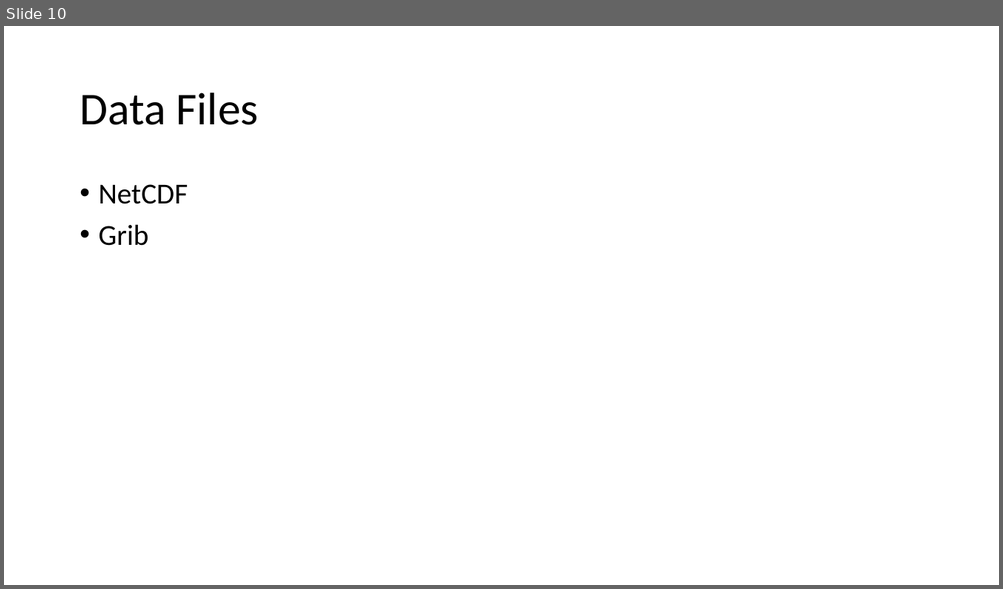
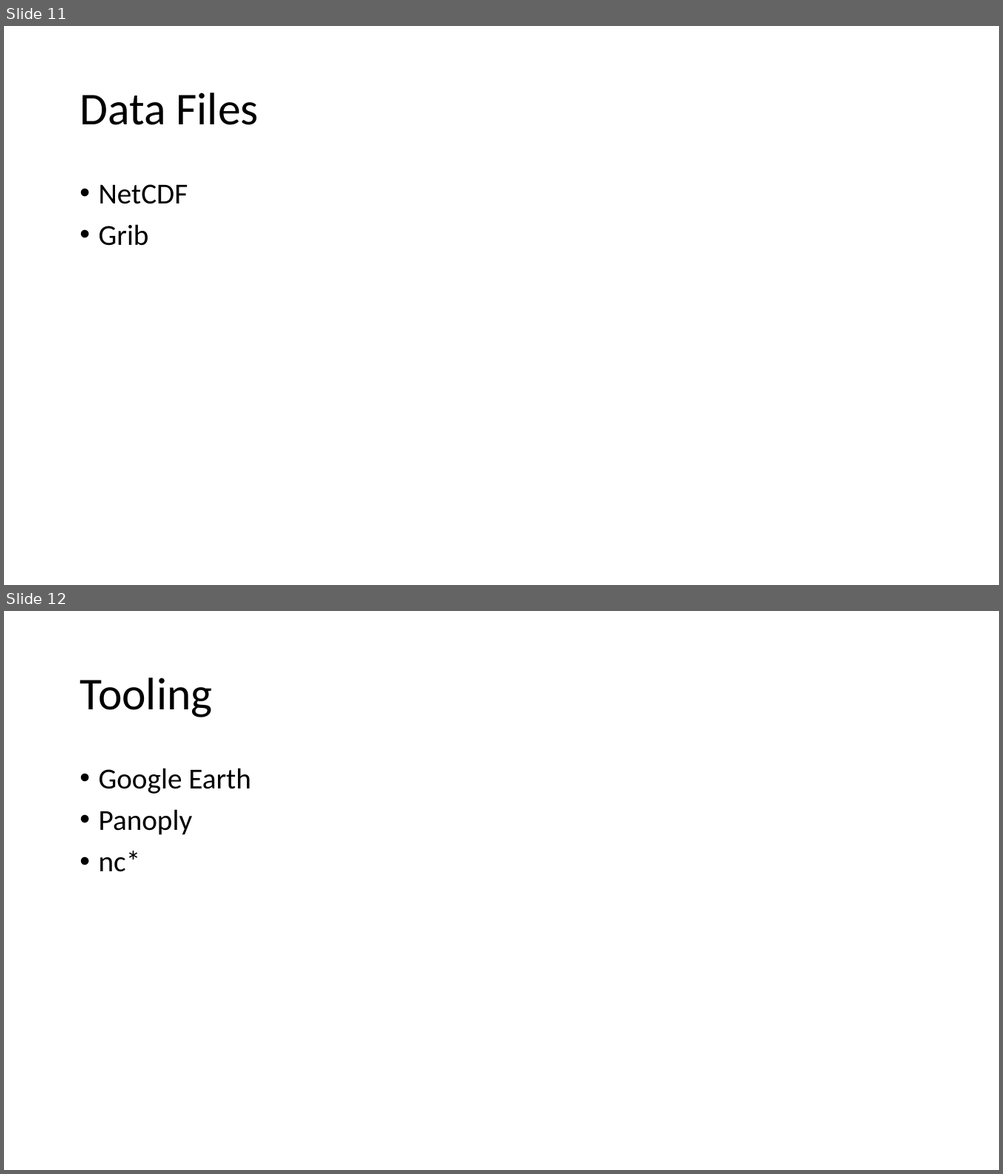
Before and after one commit to billinkc/presentations, a slide deck: IntegratingWeatherData/IntegratingWeatherData.pptx. Shown one above the other, each under a label of ours: slide 10 before the commit, slides 11 and 12 after it. The pictures are 1003x589 and 1003x1174 pixels, drawn with LibreOffice and Linux fonts; fonts in the diff are those of the drawing. Boxes give left, top, right and bottom in pixels: in the first picture for what was removed or moved away, otherwise in the second. Text is boxed around its words. In the diff, an @@ line names an element or a change of style, - is before the commit and + after.

```diff
--- a/IntegratingWeatherData/IntegratingWeatherData.pptx
+++ b/IntegratingWeatherData/IntegratingWeatherData.pptx
@@ slide 12 added at (4, 611, 999, 1170), background #FFFFFF @@
@@ title added at (79, 678, 212, 718), 44 pt, text #000000 @@
+Tooling
@@ text added at (99, 768, 251, 872), 28 pt, text #000000 @@
+• Google Earth
+• Panoply
+• nc*
@@ what was slide 10 is now slide 11 @@
```
Also in this commit, not shown: 2 slides changed, 1 other slide added, 1 slide removed.
